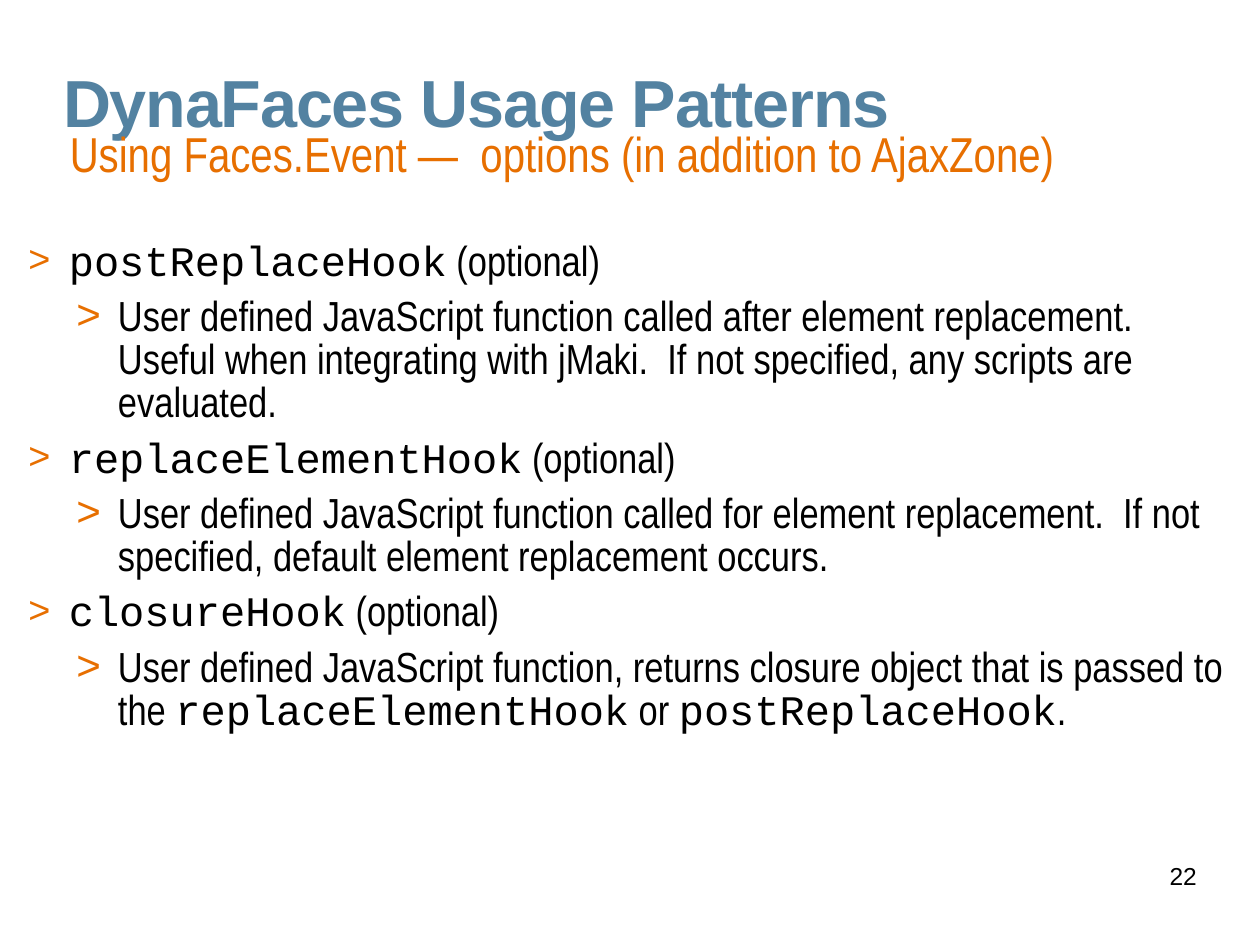
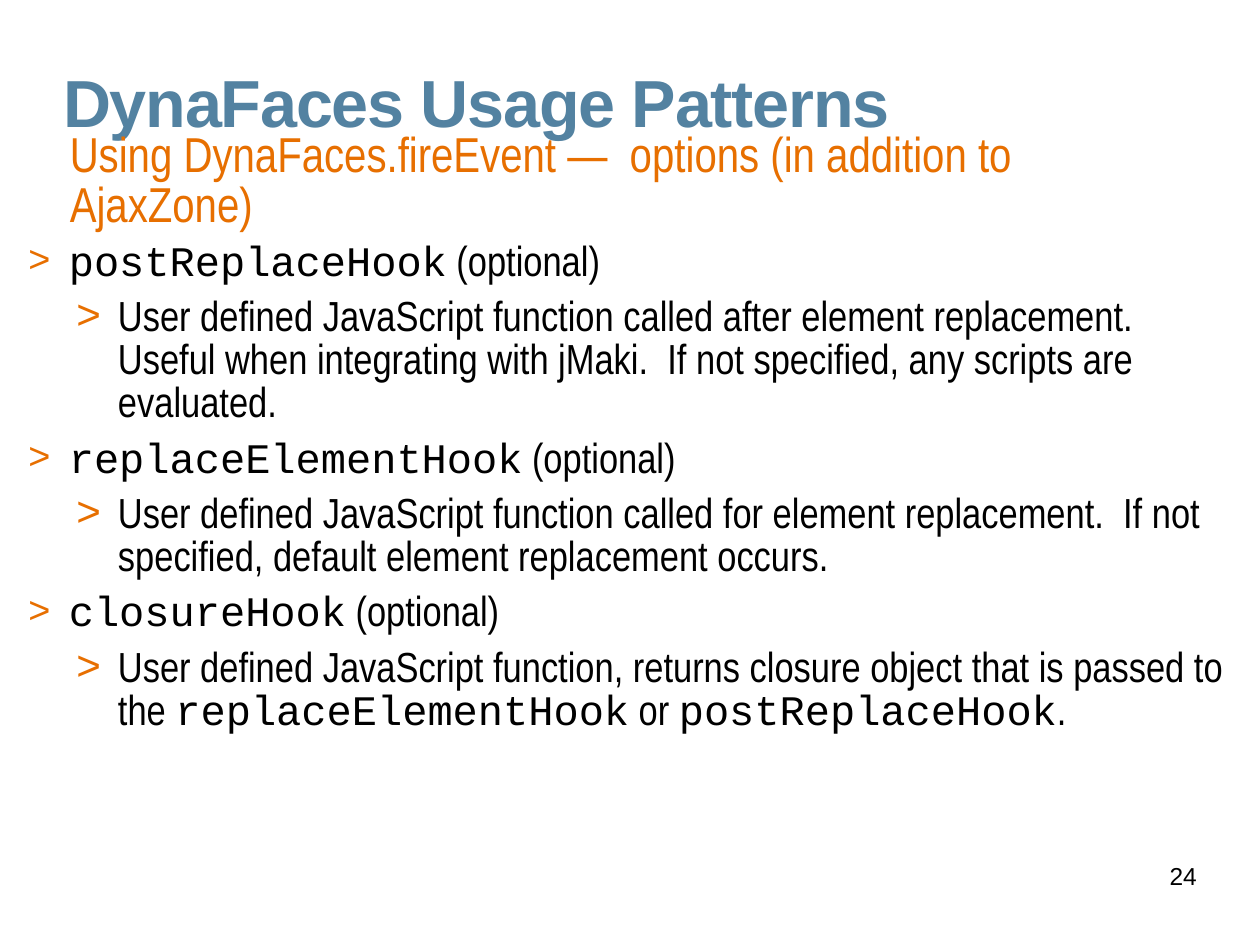
Before and after one commit to javaee/javaserverfaces-extensions, a slide deck: slide 24 of www/slides/dynafaces-advanced.odp (slide 22 before the commit). Drawn at 1260x945 pixels with LibreOffice and Linux fonts; fonts in the diff are those of the drawing; background and template pictures are left out. Boxes give left, top, right and bottom in pixels: in the first picture for what was removed or moved away, otherwise in the second. Text is boxed around its words. In the diff, an @@ line names an element or a change of style, - is before the commit and + after.

```diff
--- a/www/slides/dynafaces-advanced.odp
+++ b/www/slides/dynafaces-advanced.odp
@@ text at [70, 132, 1012, 231]: text changed @@
-Using Faces.Event — options (in addition to AjaxZone)
+Using DynaFaces.fireEvent — options (in addition to AjaxZone)
@@ page number at [1170, 868, 1197, 885]: text changed @@
-22
+24
```
Also in this commit, not shown: 16 other slides changed, 2 slides added, 1 other file.
